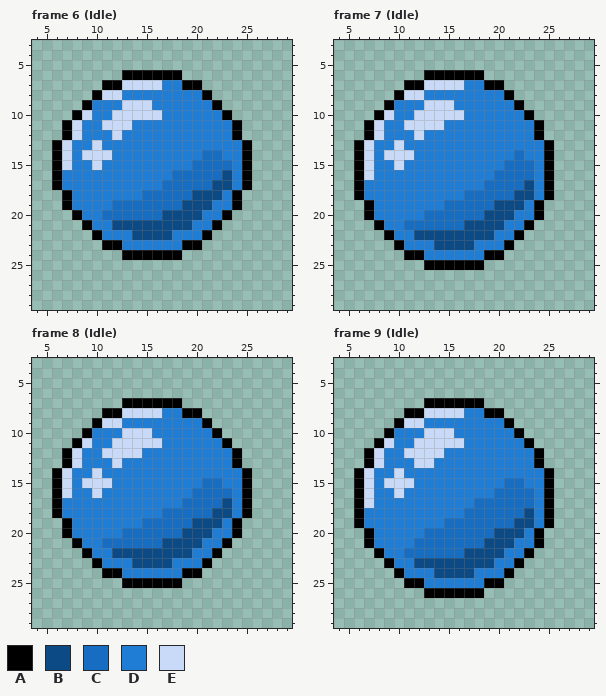
File history of a pixel-art file, Assets/Art/Water.aseprite. The picture above was drawn from the file before the commit.
32x32 pixels, 17 frames. Shown: frame 6 (Idle): x 4..29, y 3..29; frame 7 (Idle): x 4..29, y 3..29; frame 8 (Idle): x 4..29, y 3..29; frame 9 (Idle): x 4..29, y 3..29. The commit also changed other frames, which this record leaves out.
Visible layers, top first: "Base", "Shadow" opacity 73%.
Palette (. is transparent): A #000000  B #0b4a84  C #166dc2  D #207dd6  E #c8daf8
Pixels before, frame 6 (Idle), first column x 6:
 6 .......AAAAAA.......
 7 .....AAEEEEDDAA.....
 8 ....AEEDDDDDDDDA....
 9 ...ADDDEEEDDDDDDA...
10 ..AEDDEEEEEDDDDDDA..
11 .AEDDEEEDDDDDDDDDDA.
12 .AEDDDEDDDDDDDDDDDA.
13 AEDDEDDDDDDDDDDDDDDA
14 AEDEEEDDDDDDDDDCCDDA
15 AEDDEDDDDDDDDDCCCCDA
16 ADDDDDDDDDDDCCCCCBDA
17 ADDDDDDDDDDCCCCCBBDA
18 .ADDDDDDDCCCCCBBBDA.
19 .ADDDDCCCCCCCBBBDDA.
20 ..ADDCCCCCCBBBBDDA..
21 ...ADDBBBBBBBBDDA...
22 ....ADDDBBBBDDDA....
23 .....AADDDDDDAA.....
24 .......AAAAAA.......
Pixels before, frame 7 (Idle), first column x 6:
 6 .......AAAAAA.......
 7 .....AAEEEEDDAA.....
 8 ....AEEDDDDDDDDA....
 9 ...ADDDEEEDDDDDDA...
10 ..AEDDEEEEEDDDDDDA..
11 .AEDDEEEEDDDDDDDDDA.
12 .AEDDDEDDDDDDDDDDDA.
13 AEDDEDDDDDDDDDDDDDDA
14 AEDEEEDDDDDDDDDDCDDA
15 AEDDEDDDDDDDDDDCCCDA
16 AEDDDDDDDDDDDDCCCCDA
17 ADDDDDDDDDDDDCCCCBDA
18 ADDDDDDDDDDCCCCCBBDA
19 .ADDDDDDDCCCCCBBBDA.
20 .ADDDDDCCCCCCBBBDDA.
21 ..ADDCCCCCCBBBBDDA..
22 ...ADDBBBBBBBBDDA...
23 ....ADDDBBBBDDDA....
24 .....AADDDDDDAA.....
25 .......AAAAAA.......
Pixels before, frame 8 (Idle), first column x 6:
 7 .......AAAAAA.......
 8 .....AAEEEEDDAA.....
 9 ....AEEDDDDDDDDA....
10 ...ADDDEEEDDDDDDA...
11 ..AEDDEEEEEDDDDDDA..
12 .AEDDEEEEDDDDDDDDDA.
13 .AEDDDEDDDDDDDDDDDA.
14 AEDDEDDDDDDDDDDDDDDA
15 AEDEEEDDDDDDDDDCCDDA
16 AEDDEDDDDDDDDDCCCCDA
17 ADDDDDDDDDDDDCCCCBDA
18 ADDDDDDDDDDCCCCCBBDA
19 .ADDDDDDDCCCCCBBBDA.
20 .ADDDDDCCCCCCBBBDDA.
21 ..ADDCCCCCCBBBBDDA..
22 ...ADDBBBBBBBBDDA...
23 ....ADDDBBBBDDDA....
24 .....AADDDDDDAA.....
25 .......AAAAAA.......
Pixels before, frame 9 (Idle), first column x 6:
 7 .......AAAAAA.......
 8 .....AAEEEEDDAA.....
 9 ....AEEDDDDDDDDA....
10 ...ADDDEEEDDDDDDA...
11 ..AEDDEEEEEDDDDDDA..
12 .AEDDEEEEDDDDDDDDDA.
13 .AEDDDEEDDDDDDDDDDA.
14 AEDDEDDDDDDDDDDDDDDA
15 AEDEEEDDDDDDDDDCCDDA
16 AEDDEDDDDDDDDDCCCCDA
17 AEDDDDDDDDDDCCCCCCDA
18 ADDDDDDDDDDCCCCCCBDA
19 ADDDDDDDDCCCCCCCBBDA
20 .ADDDDDCCCCCCCBBBDA.
21 .ADDDDCCCCCCCBBBDDA.
22 ..ADDCCCCCCBBBBDDA..
23 ...ADDBBBBBBBBDDA...
24 ....ADDDBBBBDDDA....
25 .....AADDDDDDAA.....
26 .......AAAAAA.......
New version:
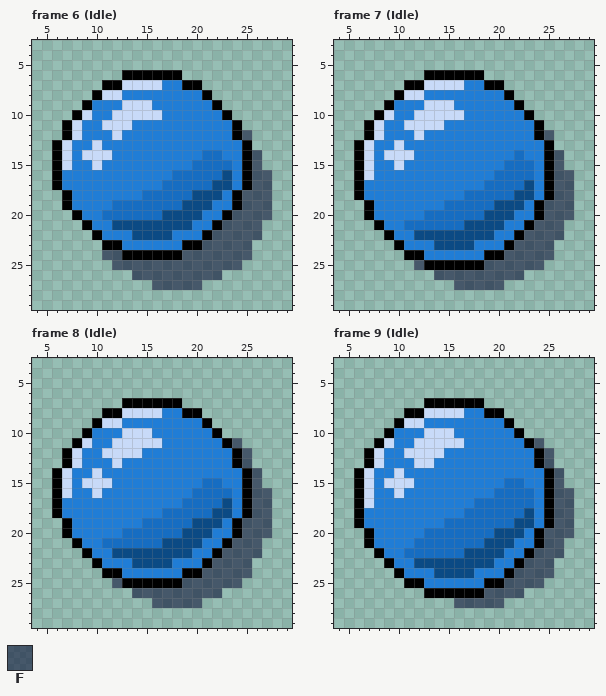
Colours new in this view: F #04052e8c
From the commit log: completed sprite for water bubbles
Difference:
layer "Shadow" opacity 73% -> 55%
Changed rows in their new state; - is an unchanged pixel.
Frame 6 (Idle), layer "Shadow":
first column x 11:
12 --------------F--
14 ---------------F-
15 ---------------F-
16 ---------------FF
17 ---------------FF
18 --------------FFF
19 --------------FFF
20 -------------FFFF
21 ------------FFFF-
22 -----------FFFFF-
23 ----------FFFFF--
24 FF------FFFFFFF--
25 -FFFFFFFFFFFFF---
26 ---FFFFFFFFF-----
27 -----FFFFF-------
Frame 7 (Idle), layer "Shadow":
first column x 12:
12 -------------F--
14 --------------F-
15 --------------F-
16 --------------FF
17 --------------FF
18 --------------FF
19 -------------FFF
20 -------------FFF
21 ------------FFF-
22 -----------FFFF-
23 ----------FFFF--
24 ---------FFFFF--
25 F------FFFFFF---
26 --FFFFFFFFF-----
27 ----FFFFF-------
Frame 8 (Idle), layer "Shadow":
first column x 12:
11 ------------F---
12 -------------F--
13 -------------F--
14 --------------F-
15 --------------F-
16 --------------FF
17 --------------FF
18 --------------FF
19 -------------FFF
20 -------------FFF
21 ------------FFF-
22 -----------FFFF-
23 ----------FFFF--
24 ---------FFFFF--
25 F------FFFFFF---
26 --FFFFFFFFF-----
27 ----FFFFF-------
Frame 9 (Idle), layer "Shadow":
first column x 16:
11 --------F---
12 ---------F--
13 ---------F--
14 ----------F-
15 ----------F-
16 ----------FF
17 ----------FF
18 ----------FF
19 ----------FF
20 ---------FFF
21 ---------FF-
22 --------FFF-
23 -------FFF--
24 ------FFFF--
25 -----FFFF---
26 ---FFFF-----
27 FFFFF-------
Pixel boxes of the changes (left, top, right, bottom) in both pictures:
added: (102, 130, 272, 290)
added: (414, 130, 574, 290)
added: (112, 438, 272, 608)
added: (454, 438, 574, 608)
